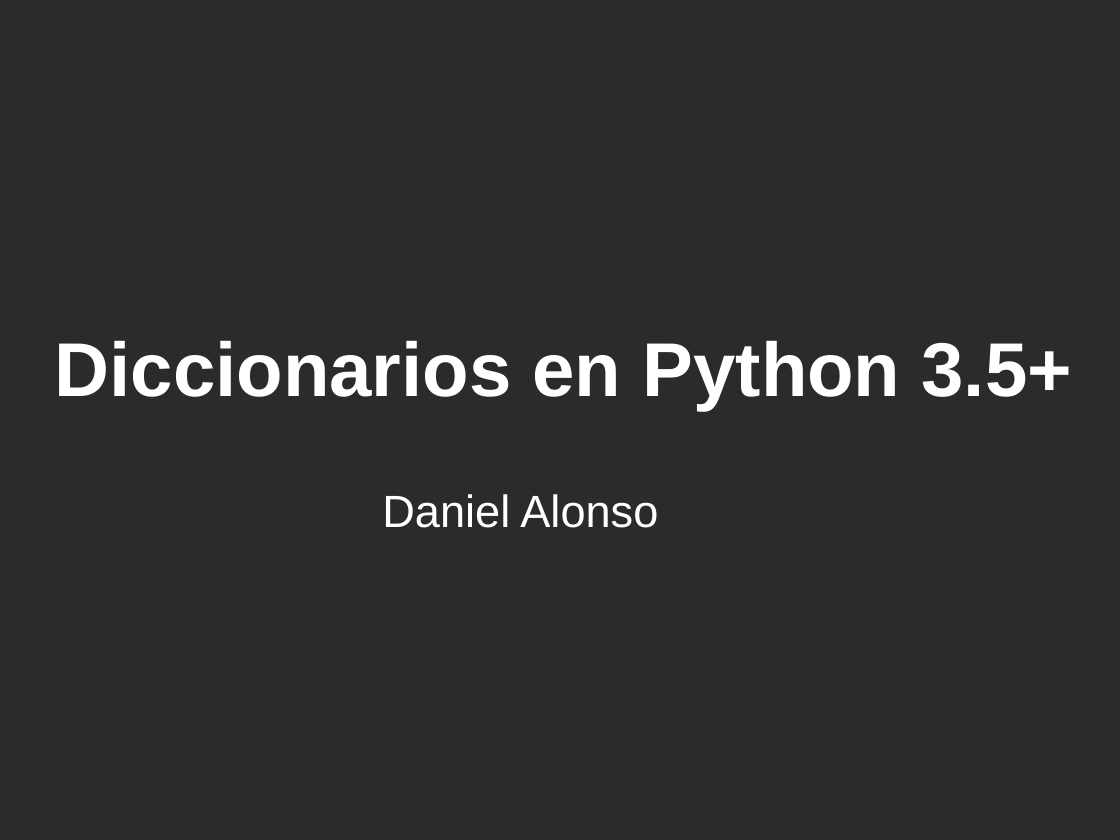
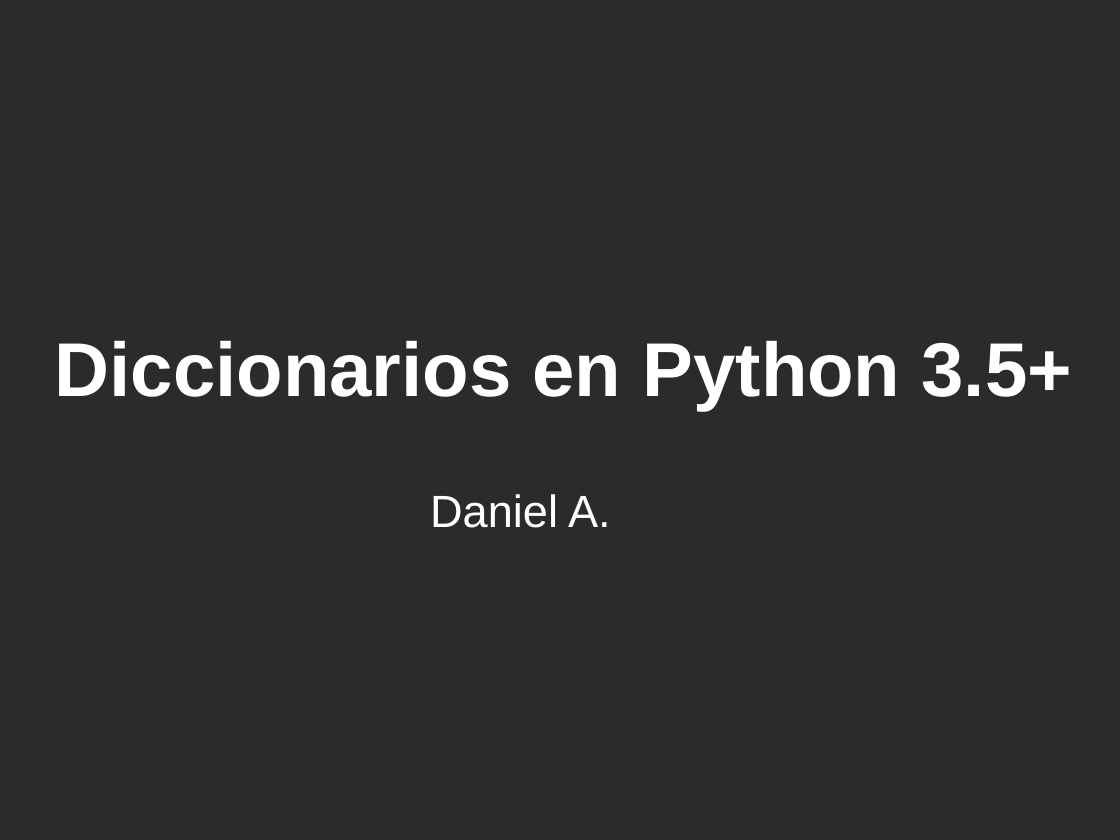
Before and after one commit to dreth/PresentacionPythonDiccionarios, a slide deck: slide 1 of diccionarios.odp. Drawn at 1120x840 pixels with LibreOffice and Linux fonts; fonts in the diff are those of the drawing; background and template pictures are left out; a plain dark background stands for a picture behind light text. Boxes give left, top, right and bottom in pixels: in the first picture for what was removed or moved away, otherwise in the second. Text is boxed around its words. In the diff, an @@ line names an element or a change of style, - is before the commit and + after.

Commit message:
detallito

```diff
--- a/diccionarios.odp
+++ b/diccionarios.odp
@@ subtitle at (430,494,611,528): text changed @@
-Daniel Alonso
+Daniel A.
```
